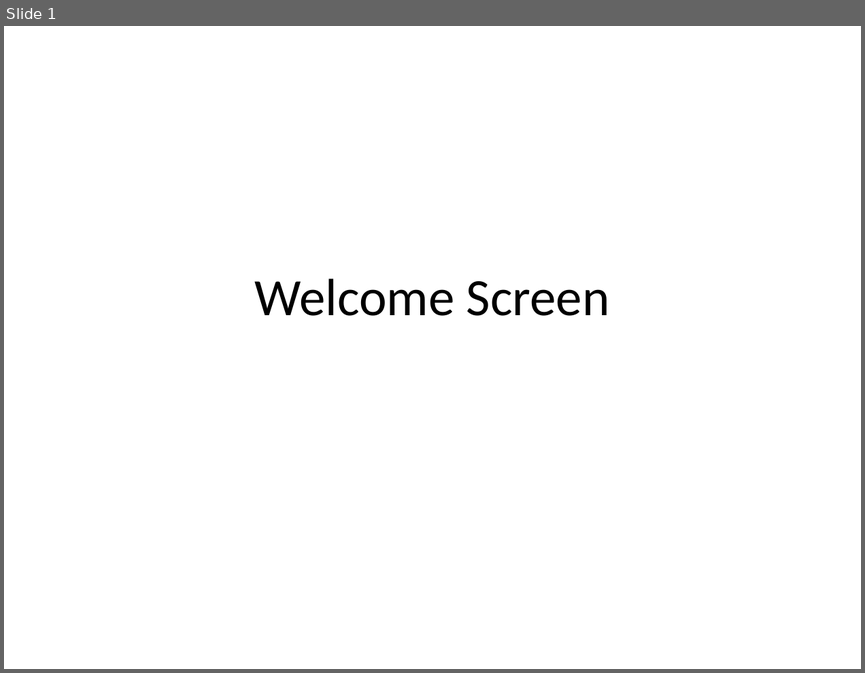
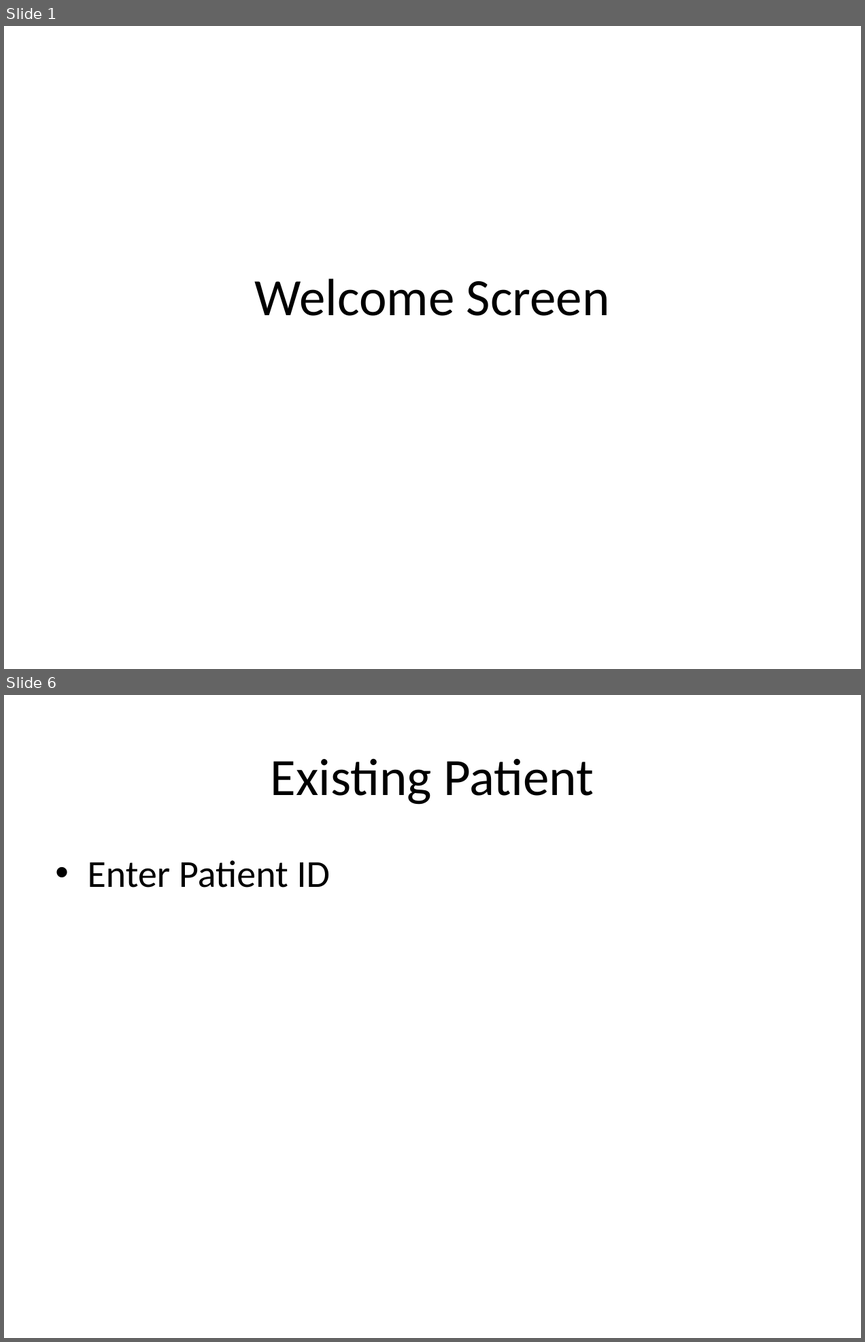
Before and after one commit to jayrulez/mydencen, a slide deck: Docs/project Layout.ppt. Shown one above the other, each under a label of ours: slide 1 before the commit, slides 1 and 6 after it; the slides between them are not shown. The pictures are 865x673 and 865x1342 pixels, drawn with LibreOffice and Linux fonts; fonts in the diff are those of the drawing. Boxes give left, top, right and bottom in pixels: in the first picture for what was removed or moved away, otherwise in the second. Text is boxed around its words. In the diff, an @@ line names an element or a change of style, - is before the commit and + after.

```diff
--- a/Docs/project Layout.ppt
+++ b/Docs/project Layout.ppt
@@ slide 6 added at (4,695,861,1338), background #FFFFFF @@
@@ title added at (271,758,594,804), 44 pt, text #000000 @@
+Existing Patient
@@ text added at (88,860,330,887), 32 pt, text #000000 @@
+• Enter Patient ID
```
Also in this commit, not shown: 6 slides changed, 13 other slides added, 14 slides removed.
